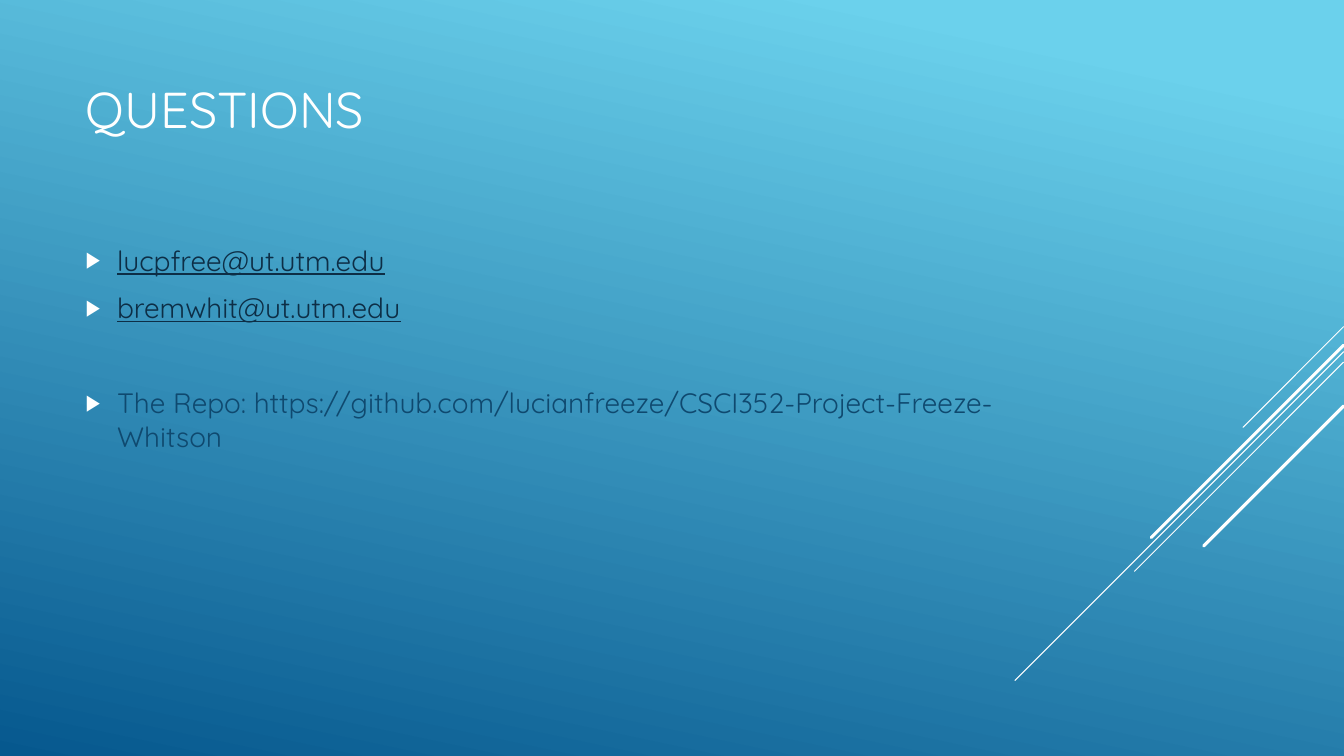
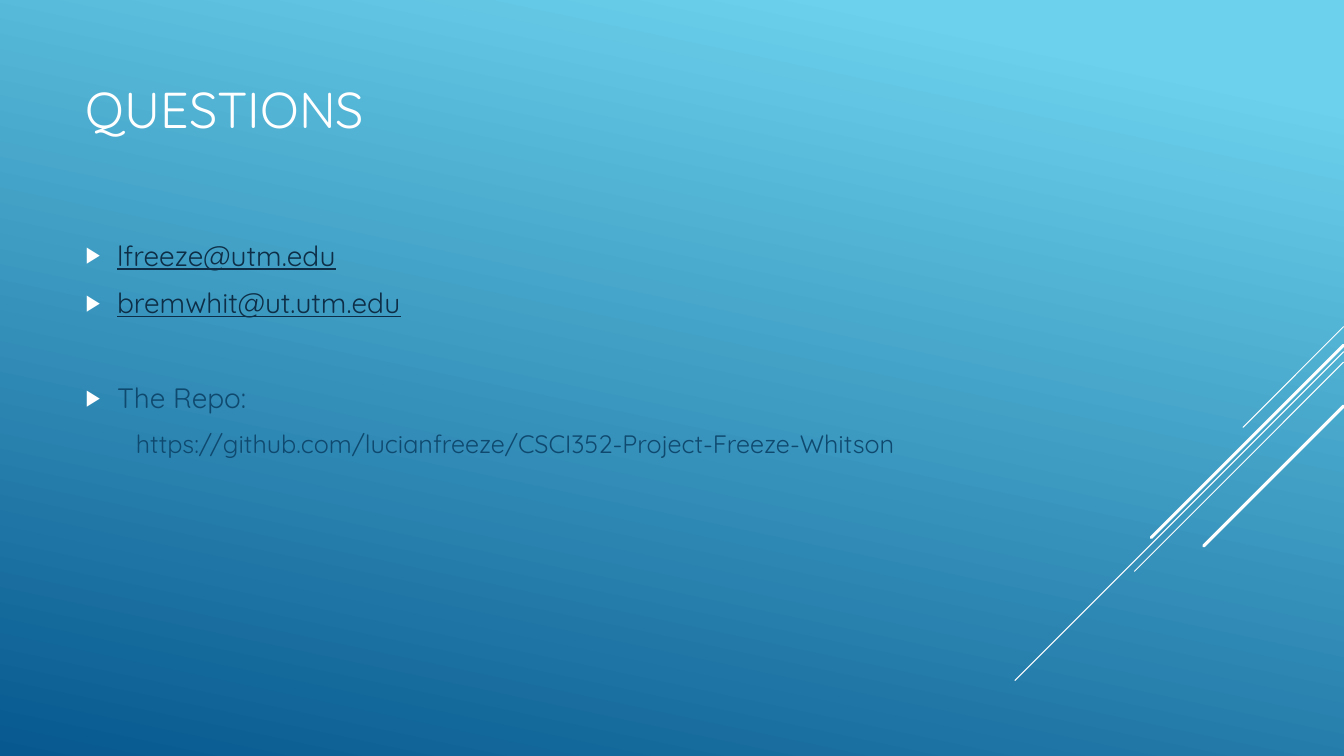
Before and after one commit to lucianfreeze/CSCI352-Project-Freeze-Whitson, a slide deck: slide 8 of 352 project presentation.pptx. Drawn at 1344x756 pixels with LibreOffice and Linux fonts; fonts in the diff are those of the drawing. Boxes give left, top, right and bottom in pixels: in the first picture for what was removed or moved away, otherwise in the second. Text is boxed around its words. In the diff, an @@ line names an element or a change of style, - is before the commit and + after.

```diff
--- a/352 project presentation.pptx
+++ b/352 project presentation.pptx
@@ text at box(117, 245, 336, 271): text changed @@
-▶ lucpfree@ut.utm.edu
+▶ lfreeze@utm.edu
@@ text at box(117, 388, 894, 458): text changed; size 20 to 18 pt @@
-▶ The Repo: https://github.com/lucianfreeze/CSCI352-Project-Freeze-Whitson
+▶ The Repo:
+  https://github.com/lucianfreeze/CSCI352-Project-Freeze-Whitson
```
Also in this commit, not shown: 3 other slides changed, 1 slide added, 1 slide removed.
